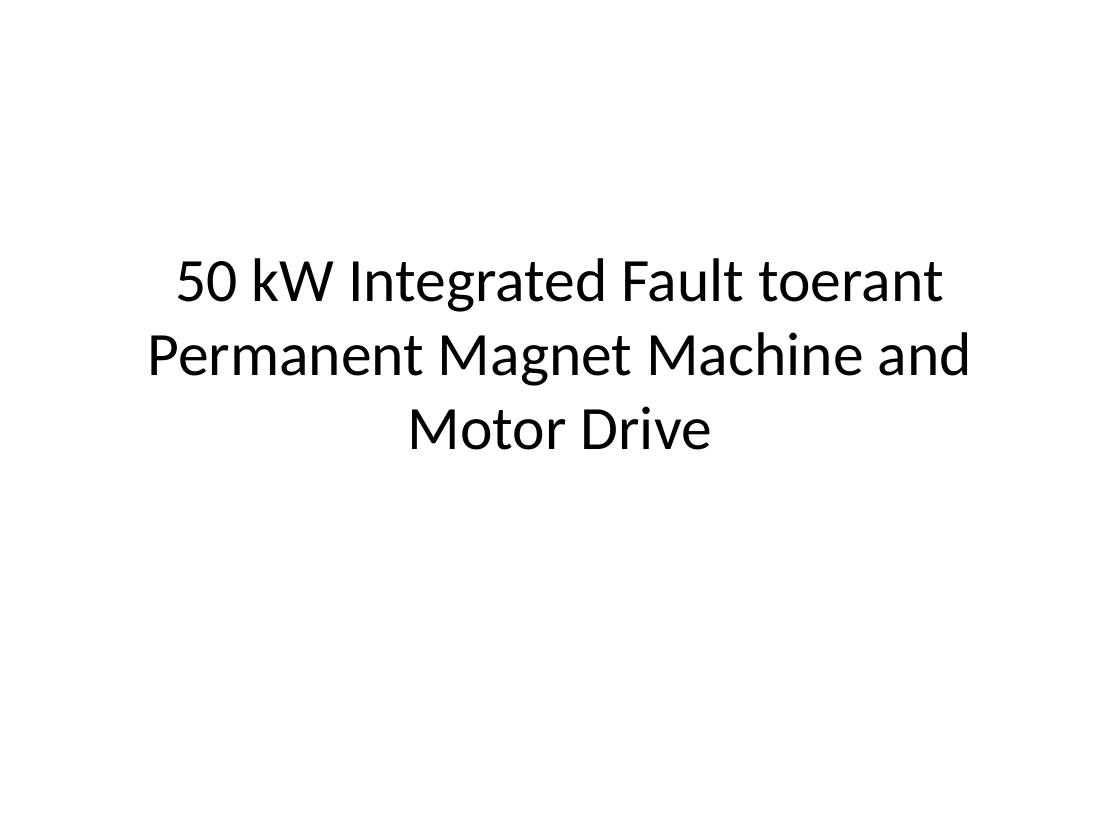
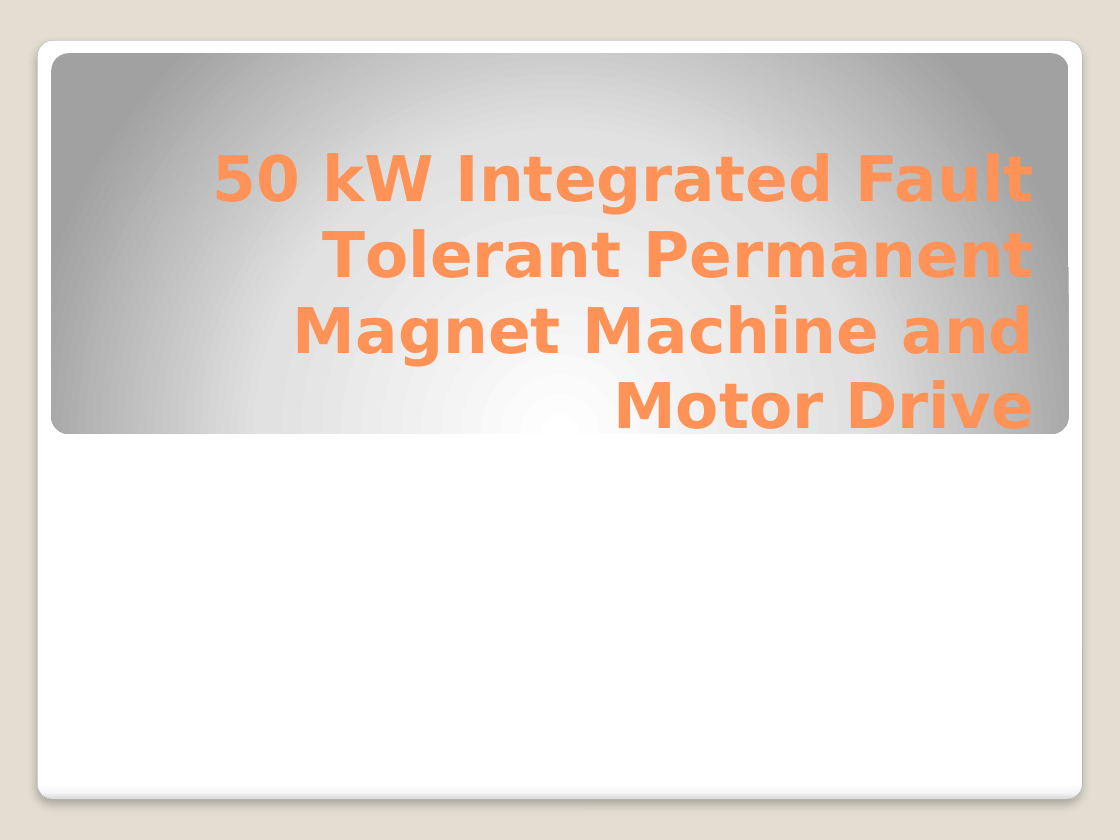
Before and after one commit to MehmetEralpKose/Star, a slide deck: slide 1 of 50 kW Integrated Fault toerant Permanent Magnet Machine.pptx. Drawn at 1120x840 pixels with LibreOffice and Linux fonts; fonts in the diff are those of the drawing. Boxes give left, top, right and bottom in pixels: in the first picture for what was removed or moved away, otherwise in the second. Text is boxed around its words. In the diff, an @@ line names an element or a change of style, - is before the commit and + after.

```diff
--- a/50 kW Integrated Fault toerant Permanent Magnet Machine.pptx
+++ b/50 kW Integrated Fault toerant Permanent Magnet Machine.pptx
@@ background #FFFFFF to #E3DED1 @@
@@ rounded rectangle added at (x1=37, y1=40, x2=1082, y2=800), fill gradient #FFFFFF to #F7F7F7 to #DADADA, outline #A4A4A4 0.16 pt @@
@@ rounded rectangle added at (x1=52, y1=53, x2=1068, y2=433), fill gradient #FFFFFF to #E1E1E1 to #A2A2A2 @@
@@ title "50 kW Integrated Fault Tolerant ..." at (x1=213, y1=153, x2=1035, y2=441): vertical alignment middle to bottom @@
@@ title at (x1=213, y1=153, x2=1035, y2=441): text changed; size 39.6 to 40.5 pt; font Calibri to DejaVu Sans; text colour #000000 to #FF9258; bold on @@
-50 kW Integrated Fault toerant Permanent Magnet Machine and Motor Drive
+50 kW Integrated Fault Tolerant Permanent Magnet Machine and Motor Drive
```
Also in this commit, not shown: 22 other slides changed, 6 slides added, 9 other files.
